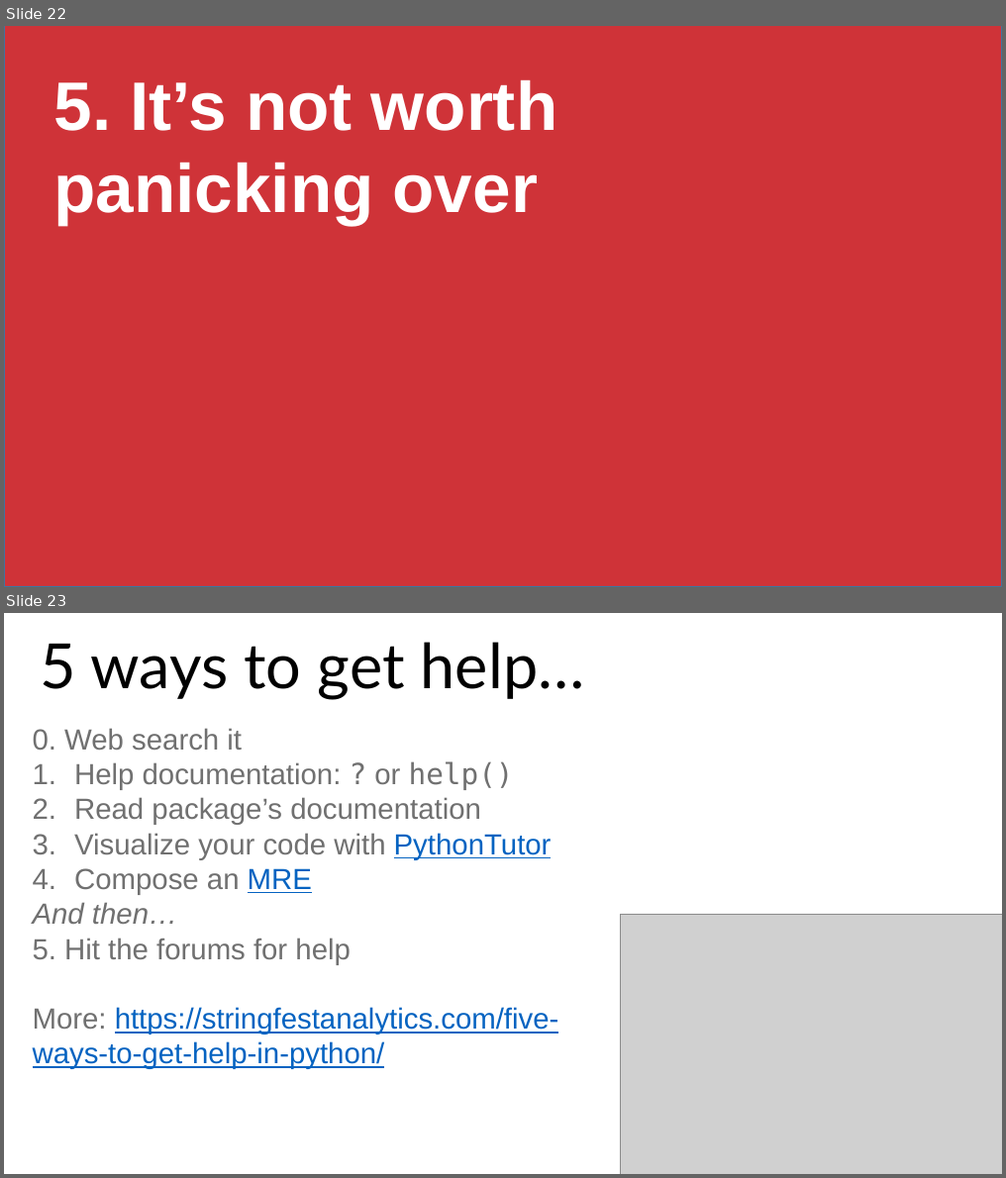
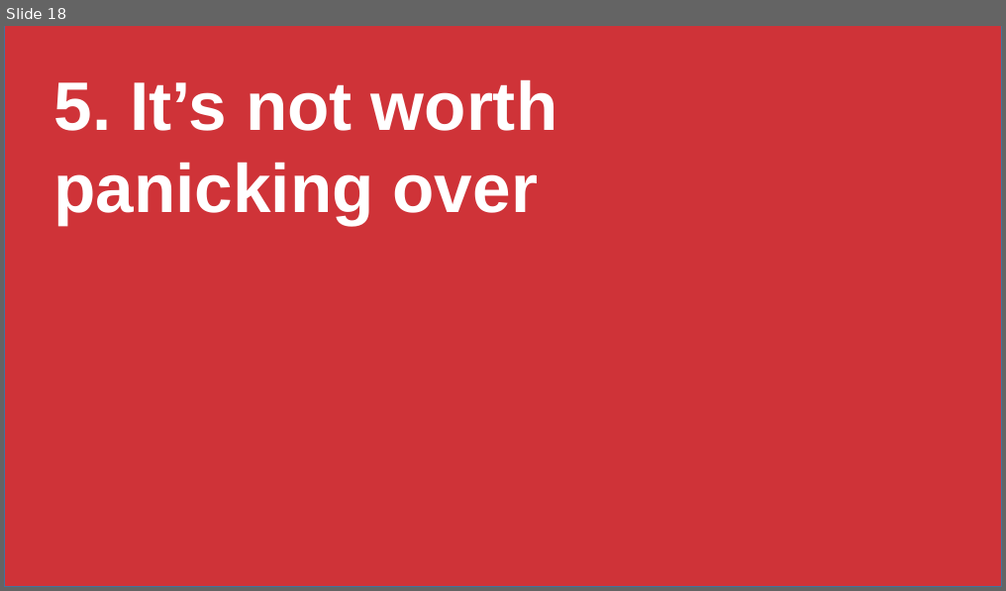
Before and after one commit to stringfestdata/aina-getting-started-python, a slide deck: five-things-excel-python.pptx. Shown one above the other, each under a label of ours: slides 22 and 23 before the commit, slide 18 after it. The pictures are 1006x1178 and 1006x591 pixels, drawn with LibreOffice and Linux fonts; fonts in the diff are those of the drawing; grey boxes stand for pictures. Boxes give left, top, right and bottom in pixels: in the first picture for what was removed or moved away, otherwise in the second. Text is boxed around its words. In the diff, an @@ line names an element or a change of style, - is before the commit and + after.

```diff
--- a/five-things-excel-python.pptx
+++ b/five-things-excel-python.pptx
@@ slide 23 removed at bbox=[4, 613, 1002, 1174], background #FFFFFF @@
@@ text removed at bbox=[40, 642, 585, 700] @@
-5 ways to get help…
@@ text removed at bbox=[33, 728, 559, 1069] @@
-0. Web search it
-1. Help documentation: ? or help()
-2. Read package’s documentation
-3. Visualize your code with PythonTutor
-4. Compose an MRE
-And then…
-5. Hit the forums for help
-More: https://stringfestanalytics.com/five-ways-to-get-help-in-python/
@@ picture removed at bbox=[620, 914, 1002, 1174] @@
@@ picture removed at bbox=[896, 1053, 1002, 1174] @@
@@ what was slide 22 is now slide 18 @@
```
Also in this commit, not shown: 3 slides changed, 5 slides added, 8 other slides removed, 9 other files.
